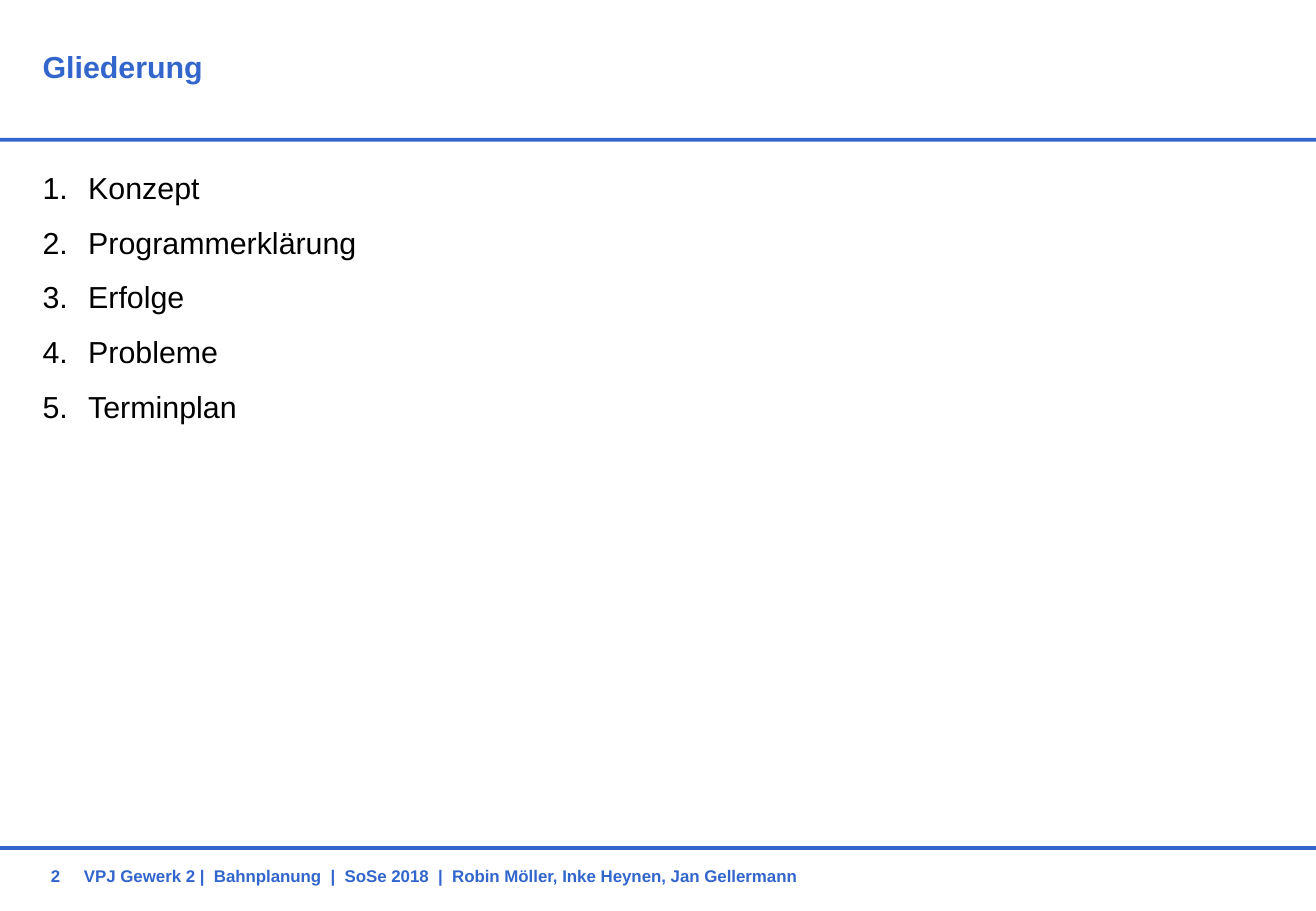
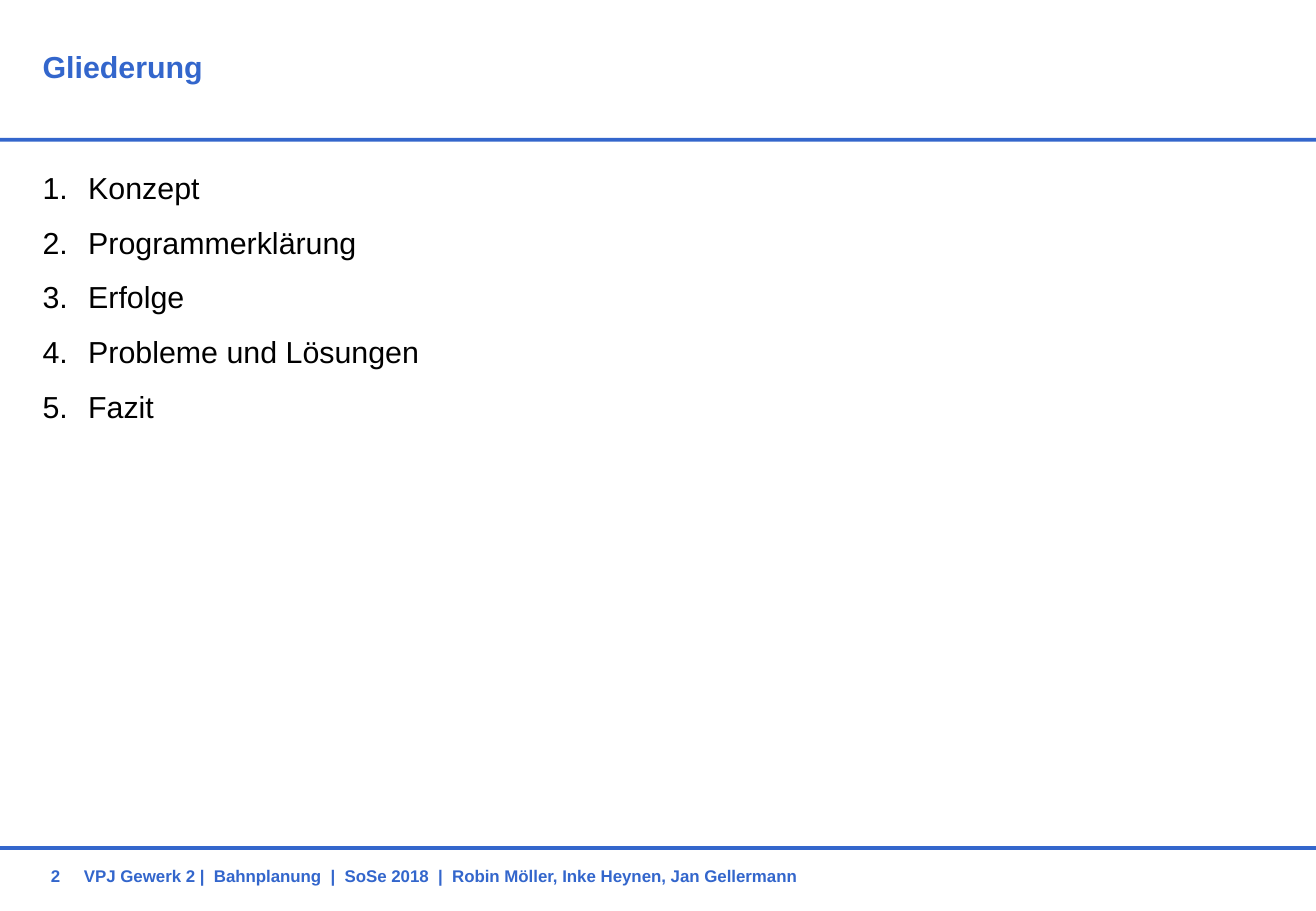
Before and after one commit to RobinMoeller/VPJ-Gewerk-2, a slide deck: slide 2 of Präsentationen/Endpräsi.pptx. Drawn at 1316x911 pixels with LibreOffice and Linux fonts; fonts in the diff are those of the drawing; background and template pictures are left out. Boxes give left, top, right and bottom in pixels: in the first picture for what was removed or moved away, otherwise in the second. Text is boxed around its words. In the diff, an @@ line names an element or a change of style, - is before the commit and + after.

Commit message:
Gliederung angepasst

```diff
--- a/Präsentationen/Endpräsi.pptx
+++ b/Präsentationen/Endpräsi.pptx
@@ text at <box>88,341,419,419</box>: text changed @@
-4. Probleme
-5. Terminplan
+4. Probleme und Lösungen
+5. Fazit
```
Also in this commit, not shown: 1 other slide changed.
